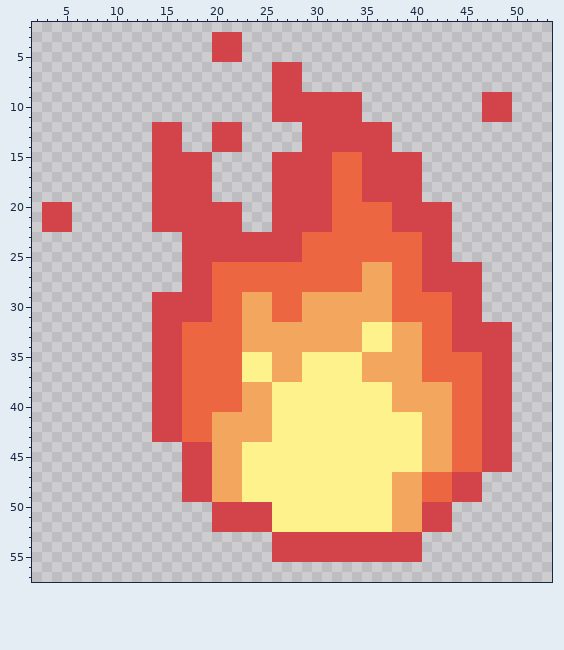
Pixel-art sprite: minecraft_servers/anarchy/icon.png. The first picture shows the starting point.
The file is 256x256 pixels, drawn in blocks of 4x4; one block is one cell here. Colours within 5 levels of each other are drawn and written as one. Shown: x 2..53, y 2..57.
The same view after the edit:
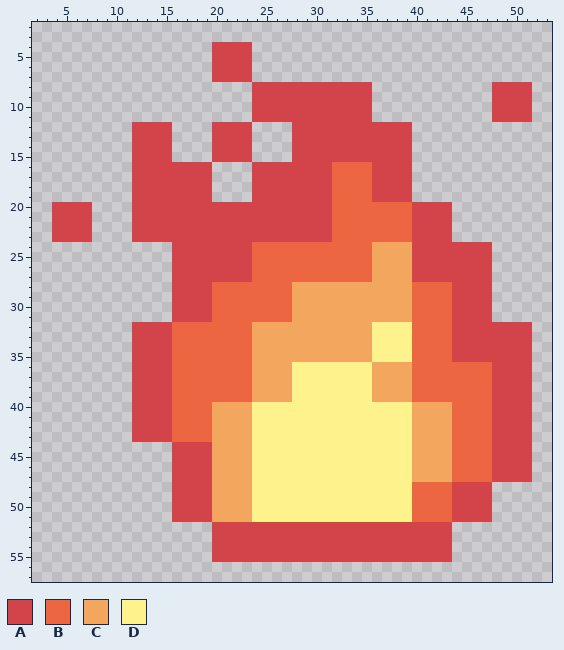
Palette (. is transparent): A #d24449  B #ec6641  C #f3a65d  D #fef28c
The edit:
@@ x 2..53 @@
  2 ....................................................
- 3 ..................AAA...............................
- 4 ..................AAA...............................
- 5 ..................AAA...............................
- 6 ........................AAA.........................
- 7 ........................AAA.........................
- 8 ........................AAA.........................
- 9 ........................AAAAAAAAA............AAA....
-10 ........................AAAAAAAAA............AAA....
-11 ........................AAAAAAAAA............AAA....
-12 ............AAA...AAA......AAAAAAAAA................
-13 ............AAA...AAA......AAAAAAAAA................
-14 ............AAA...AAA......AAAAAAAAA................
-15 ............AAAAAA......AAAAAABBBAAAAAA.............
-16 ............AAAAAA......AAAAAABBBAAAAAA.............
-17 ............AAAAAA......AAAAAABBBAAAAAA.............
-18 ............AAAAAA......AAAAAABBBAAAAAA.............
-19 ............AAAAAA......AAAAAABBBAAAAAA.............
-20 .AAA........AAAAAAAAA...AAAAAABBBBBBAAAAAA..........
-21 .AAA........AAAAAAAAA...AAAAAABBBBBBAAAAAA..........
-22 .AAA........AAAAAAAAA...AAAAAABBBBBBAAAAAA..........
-23 ...............AAAAAAAAAAAABBBBBBBBBBBBAAA..........
-24 ...............AAAAAAAAAAAABBBBBBBBBBBBAAA..........
-25 ...............AAAAAAAAAAAABBBBBBBBBBBBAAA..........
-26 ...............AAABBBBBBBBBBBBBBBCCCBBBAAAAAA.......
-27 ...............AAABBBBBBBBBBBBBBBCCCBBBAAAAAA.......
-28 ...............AAABBBBBBBBBBBBBBBCCCBBBAAAAAA.......
-29 ............AAAAAABBBCCCBBBCCCCCCCCCBBBBBBAAA.......
-30 ............AAAAAABBBCCCBBBCCCCCCCCCBBBBBBAAA.......
-31 ............AAAAAABBBCCCBBBCCCCCCCCCBBBBBBAAA.......
-32 ............AAABBBBBBCCCCCCCCCCCCDDDCCCBBBAAAAAA....
-33 ............AAABBBBBBCCCCCCCCCCCCDDDCCCBBBAAAAAA....
-34 ............AAABBBBBBCCCCCCCCCCCCDDDCCCBBBAAAAAA....
-35 ............AAABBBBBBDDDCCCDDDDDDCCCCCCBBBBBBAAA....
-36 ............AAABBBBBBDDDCCCDDDDDDCCCCCCBBBBBBAAA....
-37 ............AAABBBBBBDDDCCCDDDDDDCCCCCCBBBBBBAAA....
-38 ............AAABBBBBBCCCDDDDDDDDDDDDCCCCCCBBBAAA....
-39 ............AAABBBBBBCCCDDDDDDDDDDDDCCCCCCBBBAAA....
-40 ............AAABBBBBBCCCDDDDDDDDDDDDCCCCCCBBBAAA....
-41 ............AAABBBCCCCCCDDDDDDDDDDDDDDDCCCBBBAAA....
-42 ............AAABBBCCCCCCDDDDDDDDDDDDDDDCCCBBBAAA....
-43 ............AAABBBCCCCCCDDDDDDDDDDDDDDDCCCBBBAAA....
-44 ...............AAACCCDDDDDDDDDDDDDDDDDDCCCBBBAAA....
-45 ...............AAACCCDDDDDDDDDDDDDDDDDDCCCBBBAAA....
-46 ...............AAACCCDDDDDDDDDDDDDDDDDDCCCBBBAAA....
-47 ...............AAACCCDDDDDDDDDDDDDDDCCCBBBAAA.......
-48 ...............AAACCCDDDDDDDDDDDDDDDCCCBBBAAA.......
-49 ...............AAACCCDDDDDDDDDDDDDDDCCCBBBAAA.......
-50 ..................AAAAAADDDDDDDDDDDDCCCAAA..........
-51 ..................AAAAAADDDDDDDDDDDDCCCAAA..........
-52 ..................AAAAAADDDDDDDDDDDDCCCAAA..........
-53 ........................AAAAAAAAAAAAAAA.............
-54 ........................AAAAAAAAAAAAAAA.............
-55 ........................AAAAAAAAAAAAAAA.............
+ 3 ....................................................
+ 4 ..................AAAA..............................
+ 5 ..................AAAA..............................
+ 6 ..................AAAA..............................
+ 7 ..................AAAA..............................
+ 8 ......................AAAAAAAAAAAA............AAAA..
+ 9 ......................AAAAAAAAAAAA............AAAA..
+10 ......................AAAAAAAAAAAA............AAAA..
+11 ......................AAAAAAAAAAAA............AAAA..
+12 ..........AAAA....AAAA....AAAAAAAAAAAA..............
+13 ..........AAAA....AAAA....AAAAAAAAAAAA..............
+14 ..........AAAA....AAAA....AAAAAAAAAAAA..............
+15 ..........AAAA....AAAA....AAAAAAAAAAAA..............
+16 ..........AAAAAAAA....AAAAAAAABBBBAAAA..............
+17 ..........AAAAAAAA....AAAAAAAABBBBAAAA..............
+18 ..........AAAAAAAA....AAAAAAAABBBBAAAA..............
+19 ..........AAAAAAAA....AAAAAAAABBBBAAAA..............
+20 ..AAAA....AAAAAAAAAAAAAAAAAAAABBBBBBBBAAAA..........
+21 ..AAAA....AAAAAAAAAAAAAAAAAAAABBBBBBBBAAAA..........
+22 ..AAAA....AAAAAAAAAAAAAAAAAAAABBBBBBBBAAAA..........
+23 ..AAAA....AAAAAAAAAAAAAAAAAAAABBBBBBBBAAAA..........
+24 ..............AAAAAAAABBBBBBBBBBBBCCCCAAAAAAAA......
+25 ..............AAAAAAAABBBBBBBBBBBBCCCCAAAAAAAA......
+26 ..............AAAAAAAABBBBBBBBBBBBCCCCAAAAAAAA......
+27 ..............AAAAAAAABBBBBBBBBBBBCCCCAAAAAAAA......
+28 ..............AAAABBBBBBBBCCCCCCCCCCCCBBBBAAAA......
+29 ..............AAAABBBBBBBBCCCCCCCCCCCCBBBBAAAA......
+30 ..............AAAABBBBBBBBCCCCCCCCCCCCBBBBAAAA......
+31 ..............AAAABBBBBBBBCCCCCCCCCCCCBBBBAAAA......
+32 ..........AAAABBBBBBBBCCCCCCCCCCCCDDDDBBBBAAAAAAAA..
+33 ..........AAAABBBBBBBBCCCCCCCCCCCCDDDDBBBBAAAAAAAA..
+34 ..........AAAABBBBBBBBCCCCCCCCCCCCDDDDBBBBAAAAAAAA..
+35 ..........AAAABBBBBBBBCCCCCCCCCCCCDDDDBBBBAAAAAAAA..
+36 ..........AAAABBBBBBBBCCCCDDDDDDDDCCCCBBBBBBBBAAAA..
+37 ..........AAAABBBBBBBBCCCCDDDDDDDDCCCCBBBBBBBBAAAA..
+38 ..........AAAABBBBBBBBCCCCDDDDDDDDCCCCBBBBBBBBAAAA..
+39 ..........AAAABBBBBBBBCCCCDDDDDDDDCCCCBBBBBBBBAAAA..
+40 ..........AAAABBBBCCCCDDDDDDDDDDDDDDDDCCCCBBBBAAAA..
+41 ..........AAAABBBBCCCCDDDDDDDDDDDDDDDDCCCCBBBBAAAA..
+42 ..........AAAABBBBCCCCDDDDDDDDDDDDDDDDCCCCBBBBAAAA..
+43 ..........AAAABBBBCCCCDDDDDDDDDDDDDDDDCCCCBBBBAAAA..
+44 ..............AAAACCCCDDDDDDDDDDDDDDDDCCCCBBBBAAAA..
+45 ..............AAAACCCCDDDDDDDDDDDDDDDDCCCCBBBBAAAA..
+46 ..............AAAACCCCDDDDDDDDDDDDDDDDCCCCBBBBAAAA..
+47 ..............AAAACCCCDDDDDDDDDDDDDDDDCCCCBBBBAAAA..
+48 ..............AAAACCCCDDDDDDDDDDDDDDDDBBBBAAAA......
+49 ..............AAAACCCCDDDDDDDDDDDDDDDDBBBBAAAA......
+50 ..............AAAACCCCDDDDDDDDDDDDDDDDBBBBAAAA......
+51 ..............AAAACCCCDDDDDDDDDDDDDDDDBBBBAAAA......
+52 ..................AAAAAAAAAAAAAAAAAAAAAAAA..........
+53 ..................AAAAAAAAAAAAAAAAAAAAAAAA..........
+54 ..................AAAAAAAAAAAAAAAAAAAAAAAA..........
+55 ..................AAAAAAAAAAAAAAAAAAAAAAAA..........
 56 ....................................................
